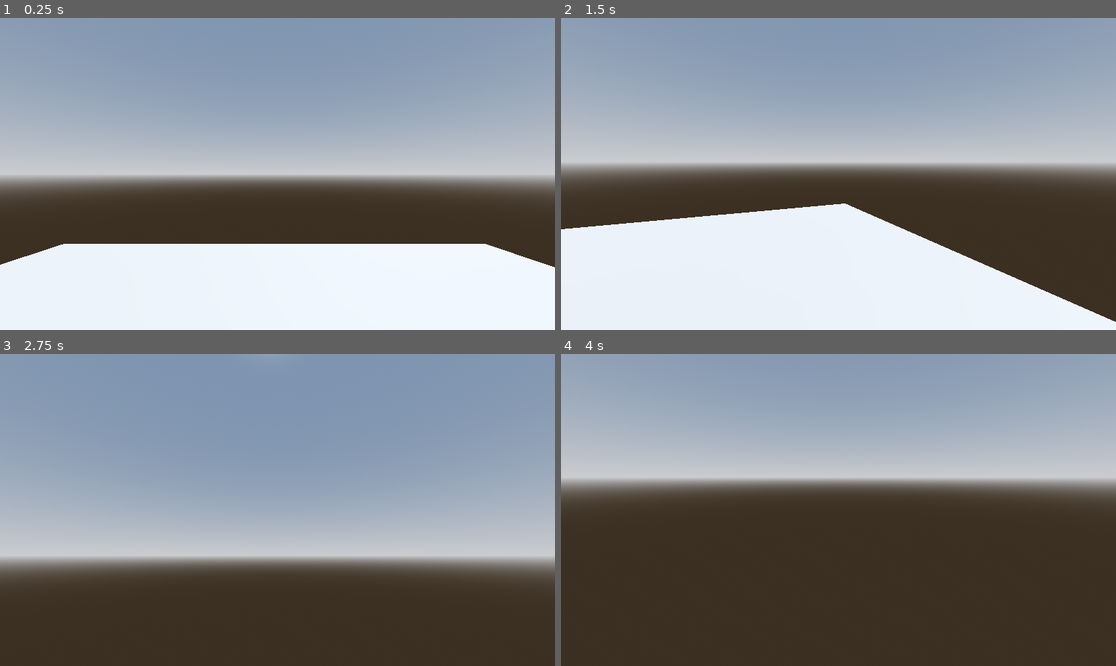
Above: before the commit, frames 1-4 (two rows, left to right).
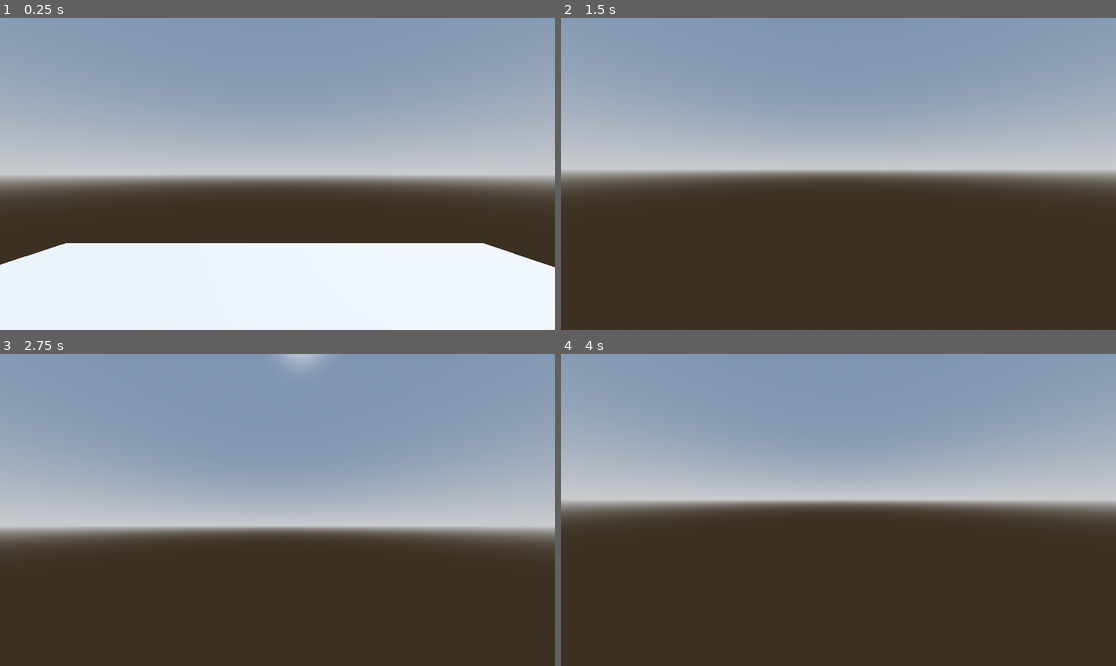
Above: after the commit, the same moments.

Repository: LilGenius03/Photograph-Museum
Game: Godot game, scene res://Scenes/Player_Test.tscn
Same seed, same stepped clock (60 frames per second), same inputs: the game is played once before the commit and once after it. The project has no main scene, so this scene is started directly.
Inputs (mouse positions are in pixels of both pictures, inside the frame that each line leads up to):
- Up to frame 1 (0.25 s): no input
- Up to frame 2 (1.5 s): tap Enter at 0.5 s; move the mouse to (866, 174) at 0.52 s; hold Shift (Sprint, bound only after the commit) 0.53-1.28 s; hold W (Move_Forward) from 0.53 s (still down); move the mouse to (810, 174) at 1.27 s; tap Shift (Sprint, bound only after the commit) at 1.35 s
- Up to frame 3 (2.75 s): keep holding W (Move_Forward); move the mouse to (288, 503) at 2.02 s; hold Shift (Sprint, bound only after the commit) from 2.03 s (still down)
- Up to frame 4 (4 s): keep holding W (Move_Forward); tap Space at 2.75 s; move the mouse to (832, 516) at 2.77 s; release Shift (Sprint, bound only after the commit) at 2.78 s; tap Shift (Sprint, bound only after the commit) at 2.85 s; tap Enter at 3.5 s; move the mouse to (877, 513) at 3.52 s; hold Shift (Sprint, bound only after the commit) from 3.53 s (still down)

The runs differ from the first frame. In frame 1, 0.2% of the frame differs, in the area x 11-88%, y 72-73%; in frame 2, 34%, in the area x 0-100%, y 46-100%; in frame 3, 16%; in frame 4, 17%.

Commit message:
camera fixes

Diff:
--- /dev/null
+++ b/rr-project--)/Scenes/Player.tscn
@@ -0,0 +1,23 @@
+[gd_scene load_steps=4 format=3 uid="uid://csh3ima41r61x"]
+
+[ext_resource type="Script" uid="uid://c1py1mri18uwo" path="res://Scenes/player_movement.gd" id="1_rpqav"]
+
+[sub_resource type="CapsuleMesh" id="CapsuleMesh_fhlb6"]
+
+[sub_resource type="CapsuleShape3D" id="CapsuleShape3D_abkwn"]
+
+[node name="Player" type="CharacterBody3D"]
+script = ExtResource("1_rpqav")
+
+[node name="MeshInstance3D" type="MeshInstance3D" parent="."]
+transform = Transform3D(1, 0, 0, 0, 1, 0, 0, 0, 1, 0, 1, 0)
+mesh = SubResource("CapsuleMesh_fhlb6")
+
+[node name="CollisionShape3D" type="CollisionShape3D" parent="."]
+transform = Transform3D(1, 0, 0, 0, 1, 0, 0, 0, 1, 0, 1, 0)
+shape = SubResource("CapsuleShape3D_abkwn")
+
+[node name="Head" type="Node3D" parent="."]
+transform = Transform3D(1, 0, 0, 0, 1, 0, 0, 0, 1, 0, 1.8733594, 0.03143084)
+
+[node name="Camera3D" type="Camera3D" parent="Head"]
--- a/rr-project--)/Scenes/Player_Test.tscn
+++ b/rr-project--)/Scenes/Player_Test.tscn
@@ -1,6 +1,6 @@
-[gd_scene load_steps=7 format=3 uid="uid://lmt1kg8tllym"]
+[gd_scene load_steps=5 format=3 uid="uid://lmt1kg8tllym"]
 
-[ext_resource type="Script" uid="uid://c1py1mri18uwo" path="res://Scenes/player_movement.gd" id="1_abkwn"]
+[ext_resource type="PackedScene" uid="uid://csh3ima41r61x" path="res://Scenes/Player.tscn" id="1_abkwn"]
 
 [sub_resource type="ProceduralSkyMaterial" id="ProceduralSkyMaterial_abkwn"]
 sky_horizon_color = Color(0.66224277, 0.6717428, 0.6867428, 1)
@@ -14,10 +14,6 @@
 sky = SubResource("Sky_p4d1e")
 tonemap_mode = 2
 glow_enabled = true
-
-[sub_resource type="CapsuleMesh" id="CapsuleMesh_fhlb6"]
-
-[sub_resource type="CapsuleShape3D" id="CapsuleShape3D_abkwn"]
 
 [node name="World" type="Node3D"]
 
@@ -33,18 +29,4 @@
 use_collision = true
 size = Vector3(1, 0.001, 1)
 
-[node name="Player" type="CharacterBody3D" parent="."]
-script = ExtResource("1_abkwn")
-
-[node name="MeshInstance3D" type="MeshInstance3D" parent="Player"]
-transform = Transform3D(1, 0, 0, 0, 1, 0, 0, 0, 1, 0, 1, 0)
-mesh = SubResource("CapsuleMesh_fhlb6")
-
-[node name="CollisionShape3D" type="CollisionShape3D" parent="Player"]
-transform = Transform3D(1, 0, 0, 0, 1, 0, 0, 0, 1, 0, 1, 0)
-shape = SubResource("CapsuleShape3D_abkwn")
-
-[node name="Head" type="Node3D" parent="Player"]
-transform = Transform3D(1, 0, 0, 0, 1, 0, 0, 0, 1, 0, 1.8733594, 0.03143084)
-
-[node name="Camera3D" type="Camera3D" parent="Player/Head"]
+[node name="Player" parent="." instance=ExtResource("1_abkwn")]
--- a/rr-project--)/Scenes/player_movement.gd
+++ b/rr-project--)/Scenes/player_movement.gd
@@ -1,11 +1,17 @@
 extends CharacterBody3D
-const SENSITIVITY = 0.02
-const SPEED = 5.0
+const SENSITIVITY = 0.01
+var speed
+const WALK_SPEED = 5.0
+const SPRINT_SPEED = 8.0
 
 #bob variables
 const BOB_FREQ = 2
 const BOB_AMP = 0.08
 var t_bob = 0.0
+
+#FOV Variable
+const BASE_FOV = 75.0
+const FOV_CHANGE = 1.5
 
 @onready var head = $Head
 @onready var camera = $Head/Camera3D
@@ -23,16 +29,19 @@
 	if not is_on_floor():
 		velocity += get_gravity() * delta
 
-
-
+	#Handle Sprint
+	if Input.is_action_pressed("Sprint"):
+		speed = SPRINT_SPEED
+	else:
+		speed = WALK_SPEED
 
 	# Get the input direction and handle the movement/deceleration.
 	# As good practice, you should replace UI actions with custom gameplay actions.
 	var input_dir := Input.get_vector("Move_Left", "Move_Right", "Move_Forward", "Move_Back")
 	var direction = (head.transform.basis * Vector3(input_dir.x, 0, input_dir.y)).normalized()
 	if direction:
-		velocity.x = direction.x * SPEED
-		velocity.z = direction.z * SPEED
+		velocity.x = direction.x * speed
+		velocity.z = direction.z * speed
 	else:
 		velocity.x = 0.0
 		velocity.z = 0.0
@@ -40,6 +49,10 @@
 	t_bob += delta * velocity.length() * float(is_on_floor())
 	camera.transform.origin = _headbob(t_bob)
 
+	#FOV
+	var velocity_clamped = clamp(velocity.length(), 0.5, SPRINT_SPEED * 2)
+	var target_fov = BASE_FOV + FOV_CHANGE *velocity_clamped
+	camera.fov = lerp(camera.fov, target_fov, delta * 8.0)
 
 	move_and_slide()
 
--- a/rr-project--)/project.godot
+++ b/rr-project--)/project.godot
@@ -41,3 +41,8 @@
 "events": [Object(InputEventKey,"resource_local_to_scene":false,"resource_name":"","device":-1,"window_id":0,"alt_press …(192 unchanged characters)…
 ]
 }
+Sprint={
+"deadzone": 0.2,
+"events": [Object(InputEventKey,"resource_local_to_scene":false,"resource_name":"","device":-1,"window_id":0,"alt_pressed":false,"shift_pressed":false,"ctrl_pressed":false,"meta_pressed":false,"pressed":false,"keycode":0,"physical_keycode":4194325,"key_label":0,"unicode":0,"location":0,"echo":false,"script":null)
+]
+}
